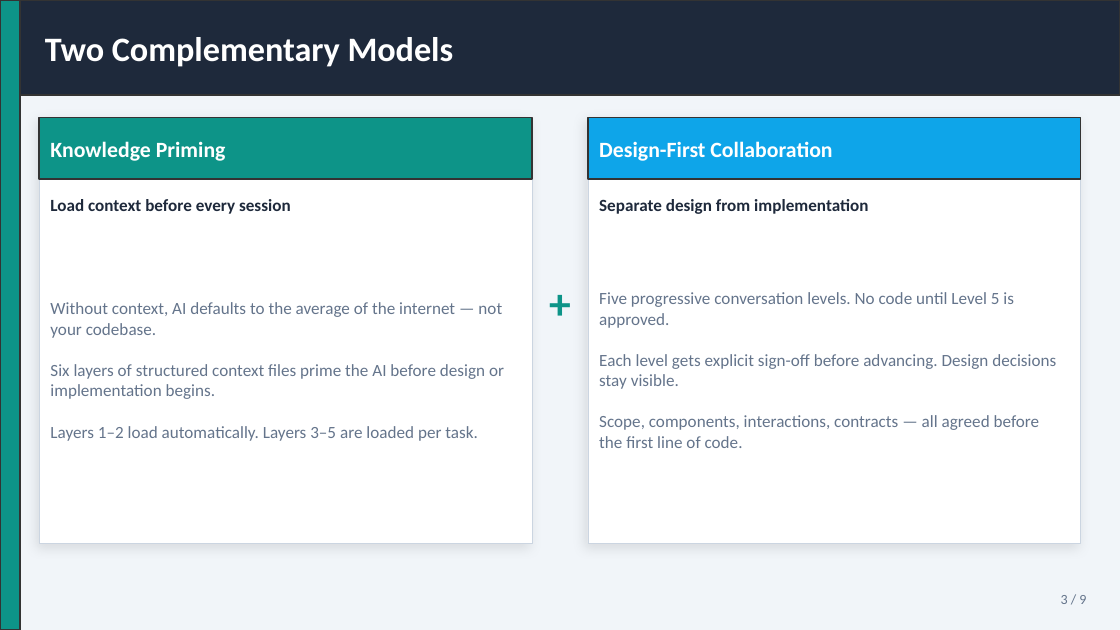
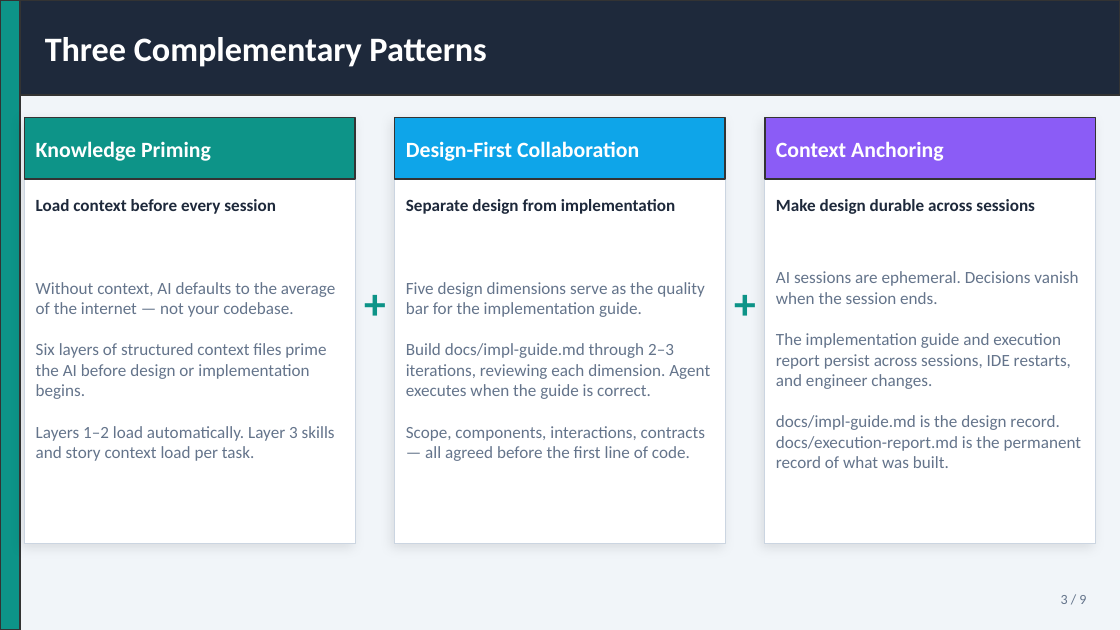
Before and after one commit to andresdiegolanda/design-first-ai, a slide deck: slide 3 of docs/design-first-ai.pptx. Drawn at 1120x630 pixels with LibreOffice and Linux fonts; fonts in the diff are those of the drawing. Boxes give left, top, right and bottom in pixels: in the first picture for what was removed or moved away, otherwise in the second. Text is boxed around its words. In the diff, an @@ line names an element or a change of style, - is before the commit and + after.

Commit message:
docs: update presentation for framework restructure
Slide 1 — Attribution includes Context Anchoring (third Garg pattern).

Slide 3 — Rewritten as three-column layout:
  Knowledge Priming (teal) / Design-First Collaboration (blue) /
  Context Anchoring (violet). Each card describes the pattern,
  its subtitle, and its key mechanism.

Slide 5 — Rule label updated from 'no code until Level 5 is
  approved' to 'design before code' (document-driven model).

Slide 6 — Four-column flow updated for document-driven workflow:
  ONBOARDING (once) / FOR EACH FEATURE / DESIGN + EXECUTION /
  AFTER EVERY SESSION. Column 3 now shows the three-step workflow:
  app-description + story / impl-guide draft / iterate each
  dimension / approve / agent executes.

Slide 8 — Three stale references fixed:
  guides/adoption.md → context/README.md
  levels/master-prompt.md → docs/design-workflow.md
  examples/01-rag-endpoint → examples/01-spring-mvc

Slide 9 — 'Five conversation levels' → 'Document-driven workflow'.
  GitHub URL placeholder replaced with real repo URL.

```diff
--- a/docs/design-first-ai.pptx
+++ b/docs/design-first-ai.pptx
@@ text at [45,37,486,67]: text changed @@
-Two Complementary Models
+Three Complementary Patterns
@@ rectangle: place and size @@
-rectangle at [39,118,532,543]
+rectangle at [25,118,355,543]
@@ rectangle: place and size @@
-rectangle at [39,118,532,179]
+rectangle at [25,118,355,179]
@@ rectangle: place and size @@
-rectangle at [588,118,1081,179]
+rectangle at [394,118,725,543]
@@ rectangle at [394,118,725,543]: fill #0EA5E9 to #FFFFFF; outline #333333 1 pt to #CBD5E1 0.5 pt; shadow on @@
@@ rectangle added at [394,118,725,179], fill #0EA5E9, outline #333333 1 pt @@
@@ rectangle: place and size @@
-rectangle at [588,118,1081,543]
+rectangle at [765,118,1095,543]
@@ rectangle added at [765,118,1095,179], fill #8B5CF6, outline #333333 1 pt @@
@@ text "Knowledge Priming": place and size @@
-text "Knowledge Priming" at [50,141,226,161]
+text "Knowledge Priming" at [36,141,211,161]
@@ text "Design-First Collaboration": place and size @@
-text "Design-First Collaboration" at [599,141,832,161]
+text "Design-First Collaboration" at [406,141,639,161]
@@ text added at [776,141,944,161], 14 pt, text #FFFFFF, bold @@
+Context Anchoring
@@ text "Load context before every session": place and size @@
-text "Load context before every session" at [50,199,291,214]
+text "Load context before every session" at [36,199,276,214]
@@ text "Separate design from implementation": place and size @@
-text "Separate design from implementation" at [599,199,868,214]
+text "Separate design from implementation" at [406,199,675,214]
@@ text added at [776,199,1035,214], 11 pt, text #1E293B, bold @@
+Make design durable across sessions
@@ text "Without context, AI defaults to ...": place and size @@
-text "Without context, AI defaults to ..." at [50,302,504,441]
+text "Without context, AI defaults to ..." at [36,282,335,461]
@@ text added at [342,269,409,336], 28 pt, text #0D9488, bold @@
++
@@ text "+": place and size @@
-text "+" at [526,269,594,336]
+text "+" at [711,269,778,336]
@@ text added at [406,282,710,461], 11 pt, text #64748B @@
+Five design dimensions serve as the quality bar for the implementation guide.
+Build docs/impl-guide.md through 2–3 iterations, reviewing each dimension. Agent executes when the guide is correct.
+Scope, components, interactions, contracts — all agreed before the first line of code.
@@ text removed at [599,292,1056,448] @@
-Five progressive conversation levels. No code until Level 5 is approved.
-Each level gets explicit sign-off before advancing. Design decisions stay visible.
-Scope, components, interactions, contracts — all agreed before the first line of code.
@@ text added at [776,271,1081,468], 11 pt, text #64748B @@
+AI sessions are ephemeral. Decisions vanish when the session ends.
+The implementation guide and execution report persist across sessions, IDE restarts, and engineer changes.
+docs/impl-guide.md is the design record. docs/execution-report.md is the permanent record of what was built.
@@ text at [36,426,335,461]: text changed @@
-Layers 1–2 load automatically. Layers 3–5 are loaded per task.
+Layers 1–2 load automatically. Layer 3 skills and story context load per task.
```
Also in this commit, not shown: 5 other slides changed.
